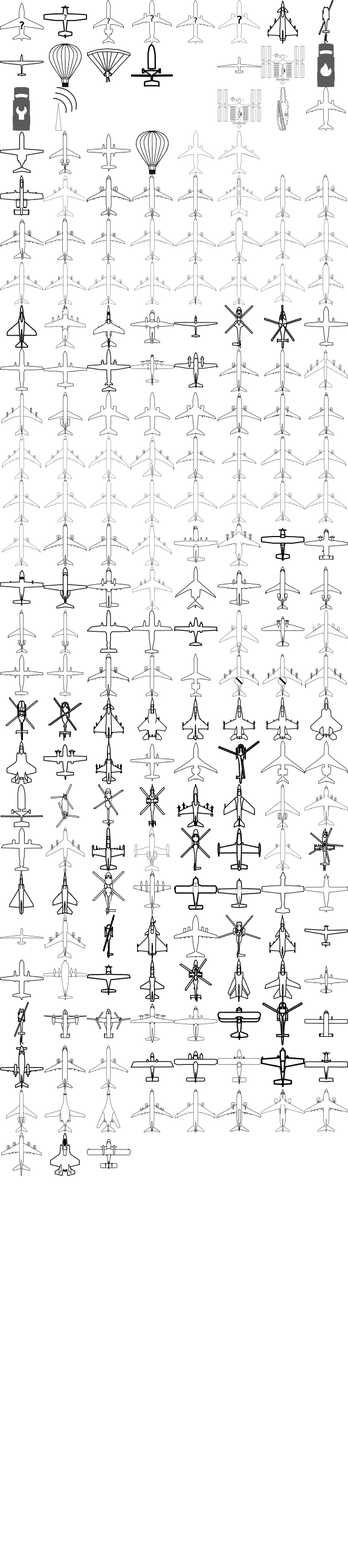
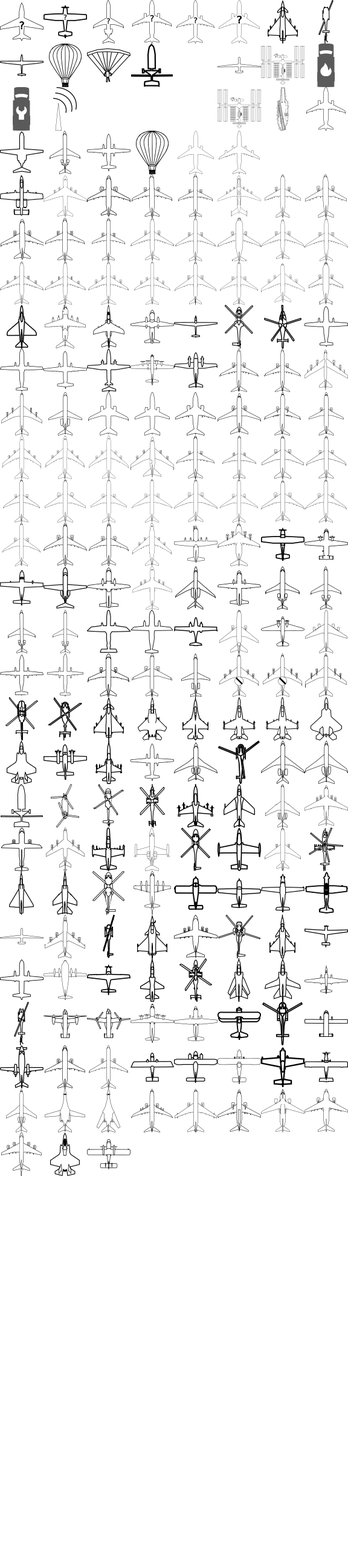
Before/after of a 348×1568 layered artwork. What changed in the layer stack:
painted on "beluga_sprites.png" over (12, 569, 348, 958)
